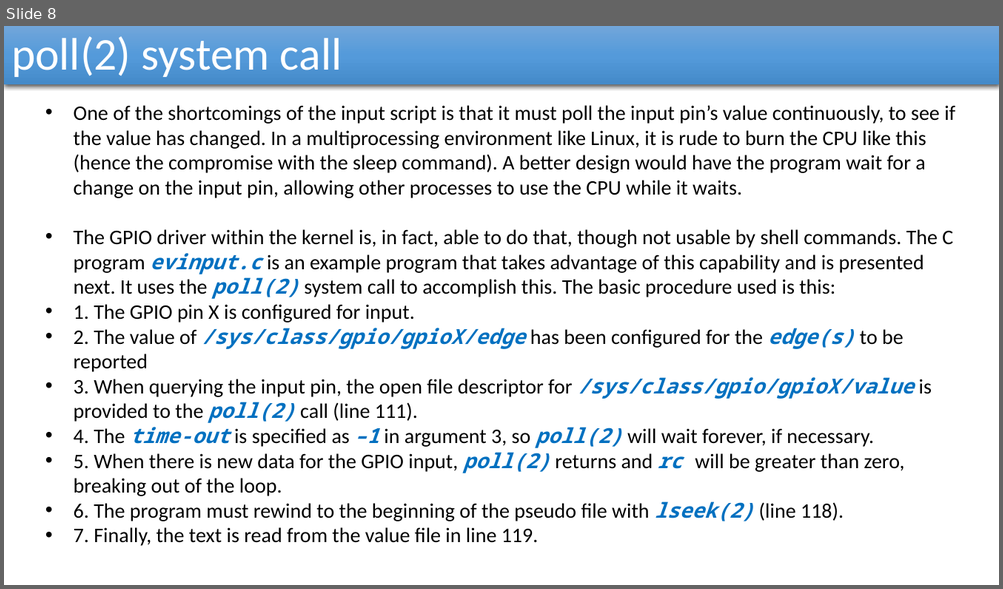
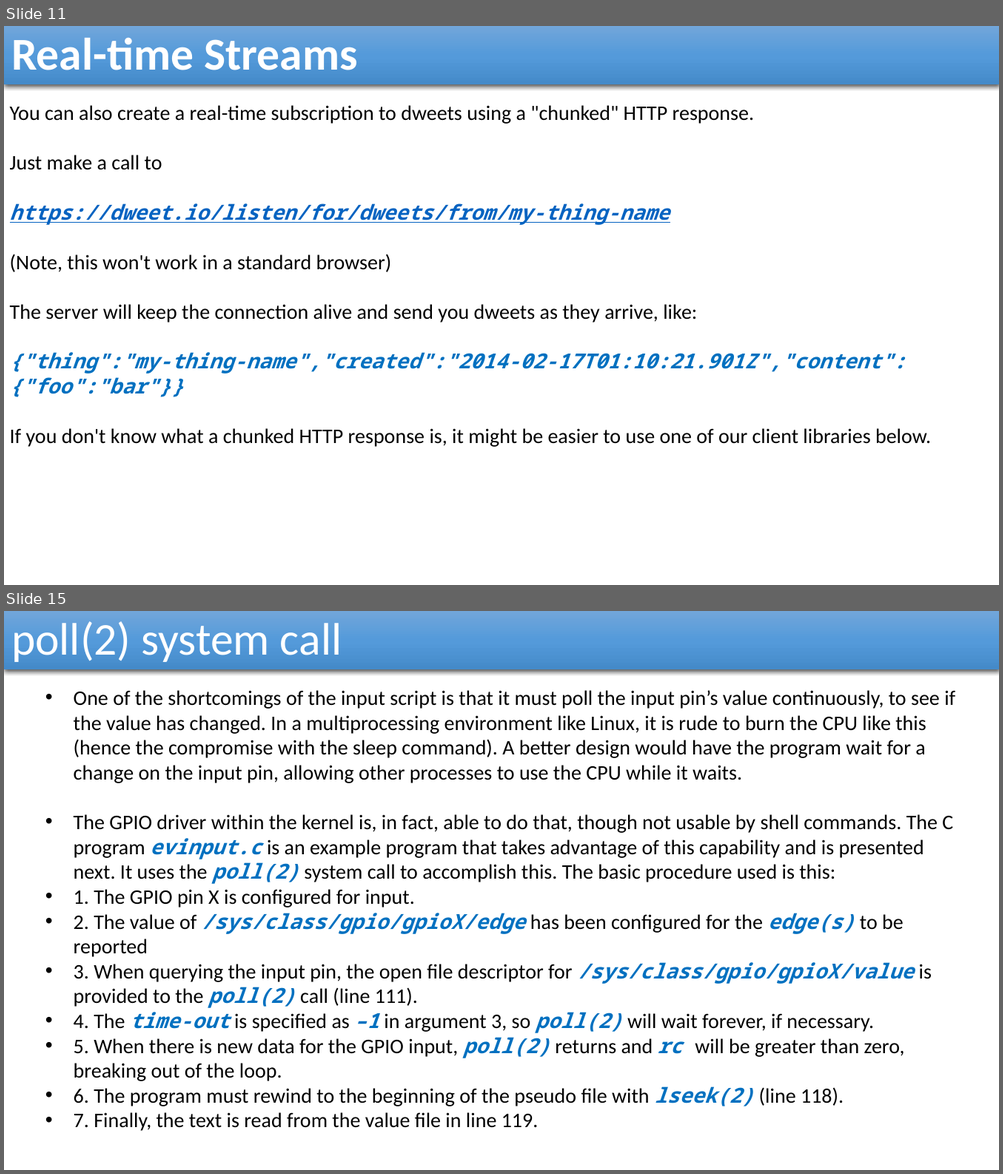
Before and after one commit to reza-arjmandi/rpi-course, a slide deck: session4/presentaion/Internet_Of_Things.pptx. Shown one above the other, each under a label of ours: slide 8 before the commit, slides 11 and 15 after it; the slides between them are not shown. The pictures are 1003x589 and 1003x1174 pixels, drawn with LibreOffice and Linux fonts; fonts in the diff are those of the drawing. Boxes give left, top, right and bottom in pixels: in the first picture for what was removed or moved away, otherwise in the second. Text is boxed around its words. In the diff, an @@ line names an element or a change of style, - is before the commit and + after.

Commit message:
iot presentation updated

```diff
--- a/session4/presentaion/Internet_Of_Things.pptx
+++ b/session4/presentaion/Internet_Of_Things.pptx
@@ slide 11 added at [4,26,999,585], background #FFFFFF @@
@@ rectangle added at [4,26,999,85], fill gradient #71A6DB to #559BDB to #448ACA, 44 pt, text #FFFFFF, bold @@
+Real-time Streams
@@ text added at [10,105,930,447], 20 pt, text #000000 @@
+• You can also create a real-time subscription to dweets using a "chunked" HTTP response.
+• Just make a call to
+• https://dweet.io/listen/for/dweets/from/my-thing-name
+• (Note, this won't work in a standard browser)
+• The server will keep the connection alive and send you dweets as they arrive, like:
+• {"thing":"my-thing-name","created":"2014-02-17T01:10:21.901Z","content":{"foo":"bar"}}
+• If you don't know what a chunked HTTP response is, it might be easier to use one of our client libraries below.
@@ what was slide 8 is now slide 15 @@
```
Also in this commit, not shown: 6 other slides added.
